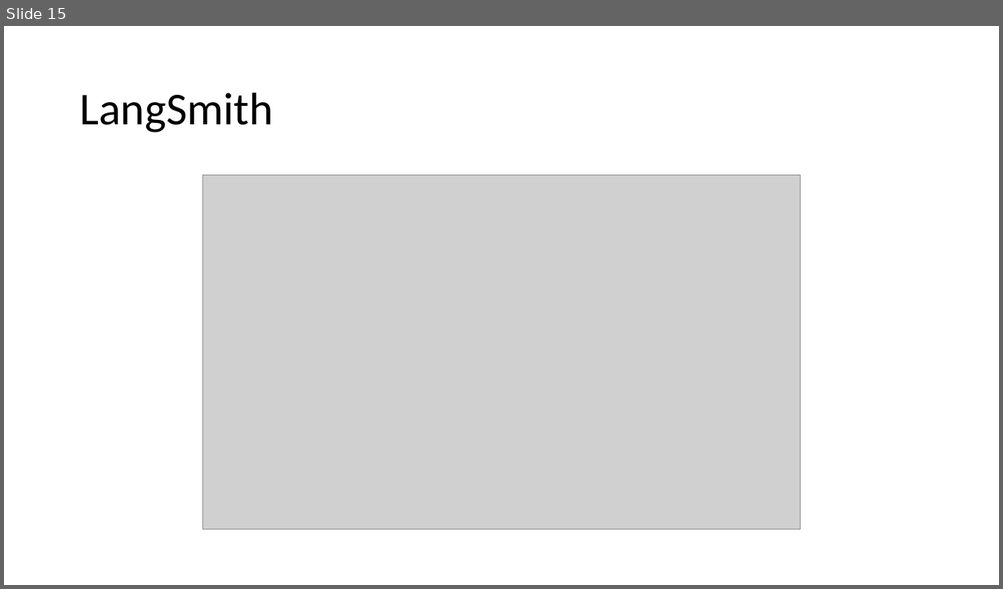
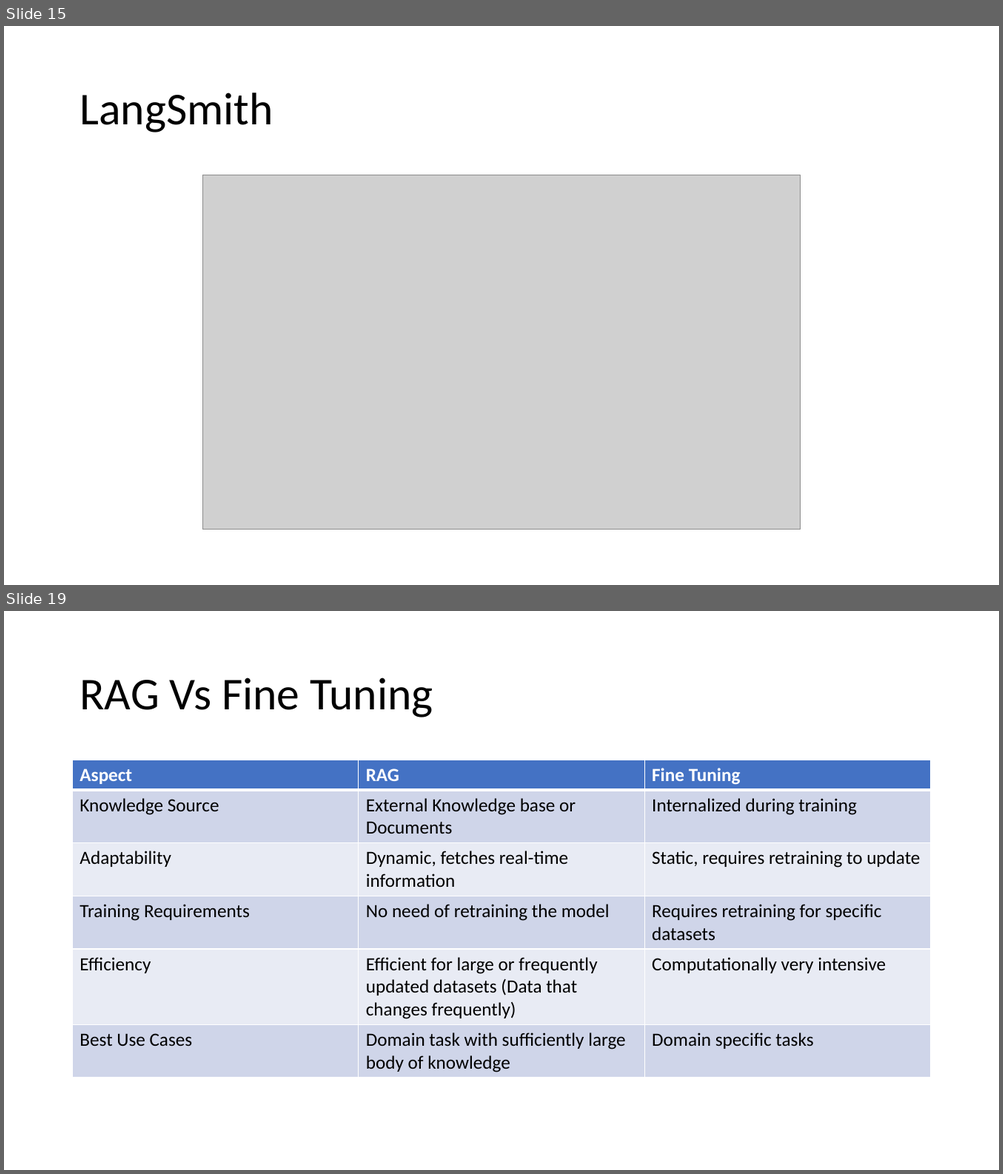
Before and after one commit to basudev2016/genai-dsc-2024, a slide deck: GenAI-4.pptx. Shown one above the other, each under a label of ours: slide 15 before the commit, slides 15 and 19 after it; the slides between them are not shown. The pictures are 1003x589 and 1003x1174 pixels, drawn with LibreOffice and Linux fonts; fonts in the diff are those of the drawing; grey boxes stand for pictures. Boxes give left, top, right and bottom in pixels: in the first picture for what was removed or moved away, otherwise in the second. Text is boxed around its words. In the diff, an @@ line names an element or a change of style, - is before the commit and + after.

```diff
--- a/GenAI-4.pptx
+++ b/GenAI-4.pptx
@@ slide 19 added at (4,611,999,1170), background #FFFFFF @@
@@ title added at (79,678,432,718), 44 pt, text #000000 @@
+RAG Vs Fine Tuning
@@ table added at (73,760,930,1076), 6 rows, 3 columns @@
+Aspect | RAG | Fine Tuning
+Knowledge Source | External Knowledge base or Documents | Internalized during training
+Adaptability | Dynamic, fetches real-time information | Static, requires retraining to update
+Training Requirements | No need of retraining the model | Requires retraining for specific datasets
+Efficiency | Efficient for large or frequently updated datasets (Data that changes frequently) | Computationally very intensive
+Best Use Cases | Domain task with sufficiently large body of knowledge | Domain specific tasks
```
Also in this commit, not shown: 3 other slides added, 4 other files.
